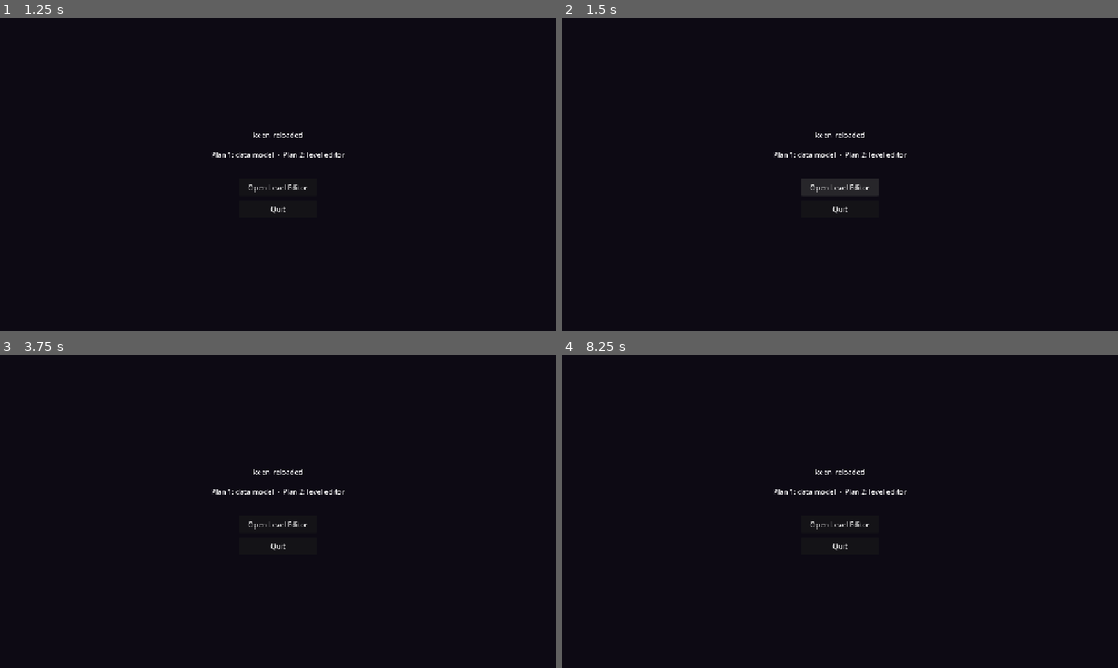
Above: before the commit, frames 1-4 (two rows, left to right).
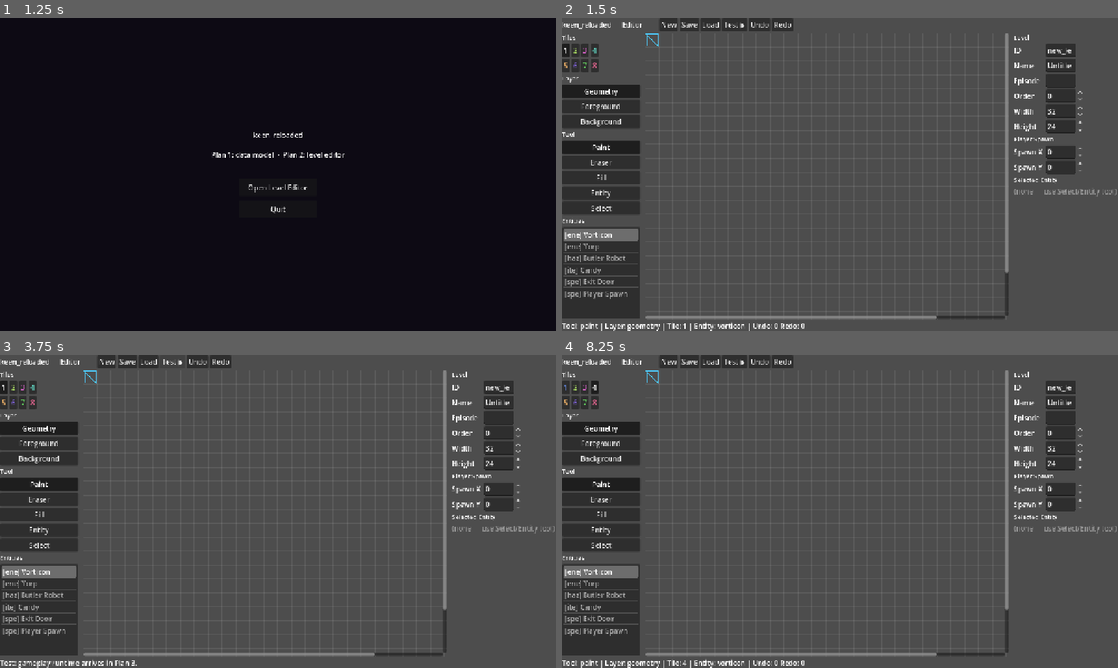
Above: after the commit, the same moments.

Repository: ehowe/keen_reloaded
Game: Godot game, scene res://src/ui/main_menu.tscn
Two runs of this game, one before a commit and one after it. Both use one fixed random seed, a clock stepped at 60 frames per second and the inputs below.
Inputs (mouse positions are in pixels of both pictures, inside the frame that each line leads up to):
- Up to frame 1 (1.25 s): tap Enter at 0.5 s; move the mouse to (400, 158) at 0.52 s; hold Shift from 0.53 s (still down); click (400, 158) at 0.67 s
- Up to frame 2 (1.5 s): release Shift at 1.25 s; click "Open Level Editor" at 1.25 s
- Up to frame 3 (3.75 s): click (105, 361) at 2 s, where only the run after the commit has a clickable "New"; click (105, 361) at 2.75 s, where only the run after the commit has a clickable "New"; click (172, 361) at 3.5 s, where only the run after the commit has a clickable "Test ▶"
- Up to frame 4 (8.25 s): click (762, 361) at 4.25 s, where only the run after the commit has a clickable "Undo"; click (784, 361) at 5 s, where only the run after the commit has a clickable "Redo"; click (567, 386) at 5.75 s, where only the run after the commit has a clickable "1"; click (573, 386) at 6.5 s, where only the run after the commit has a clickable "2"; click (584, 386) at 7.25 s, where only the run after the commit has a clickable "3"; click (595, 386) at 8 s, where only the run after the commit has a clickable "4"

Frame 1 is identical in both runs. In frame 2, 99% of the frame differs, in the area x 0-100%, y 0-100%; in frame 3, 99%; in frame 4, 99%.

Commit message:
fix: attach main_menu script to root node
Script was declared as ext_resource but never assigned to the MainMenu
node, so _ready() never ran and button signals were never connected.

Diff:
--- a/src/ui/main_menu.tscn
+++ b/src/ui/main_menu.tscn
@@ -4,6 +4,7 @@
 
 [node name="MainMenu" type="Control"]
 layout_mode = 3
+script = ExtResource("1_menu")
 anchors_preset = 15
 anchor_right = 1.0
 anchor_bottom = 1.0
